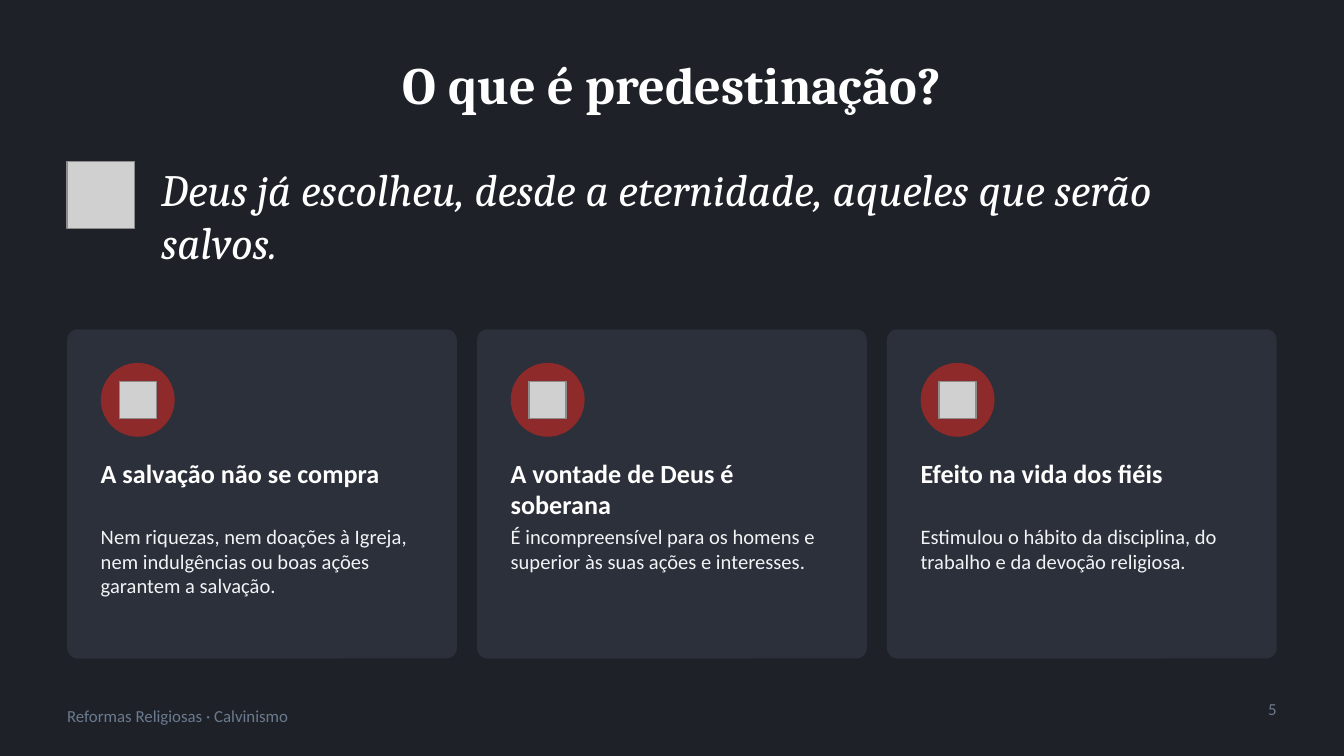
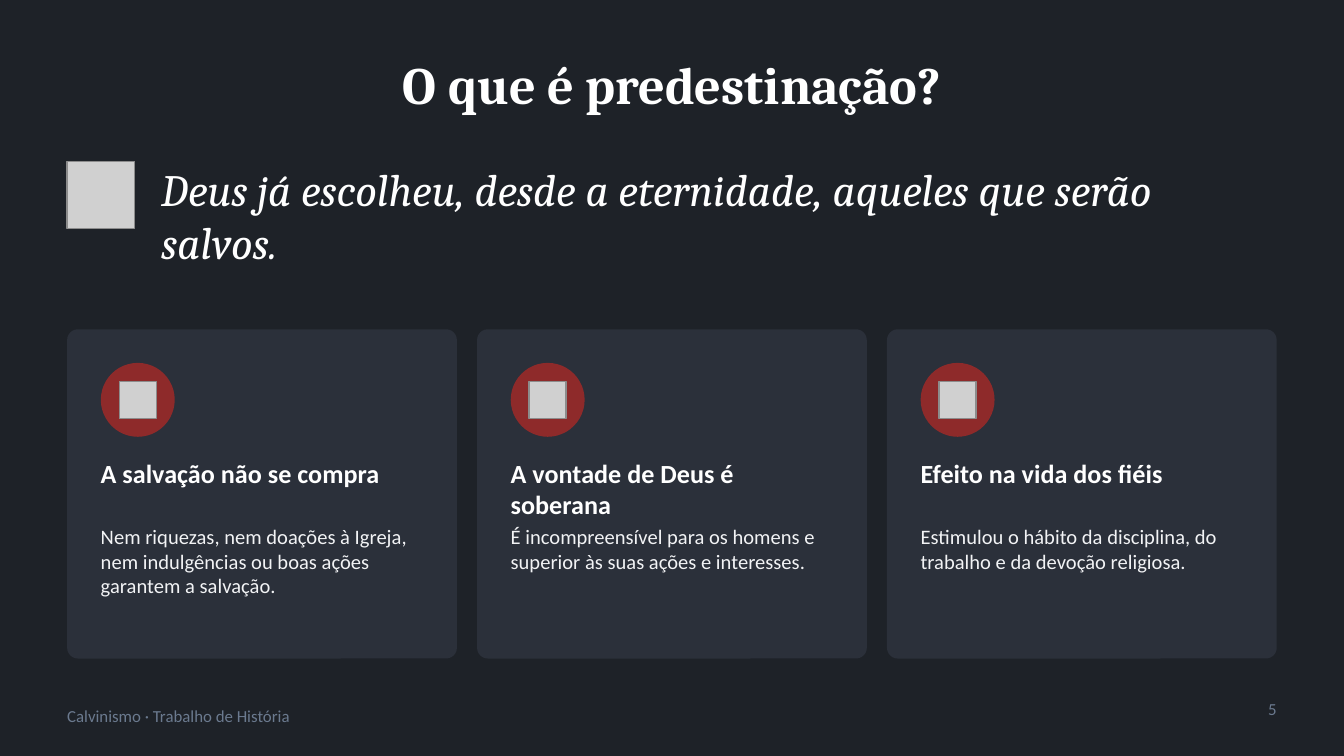
Before and after one commit to ArkhamKnight15/claude, a slide deck: slide 5 of trabalho-calvinismo/Calvinismo.pptx. Drawn at 1344x756 pixels with LibreOffice and Linux fonts; fonts in the diff are those of the drawing; grey boxes stand for pictures. Boxes give left, top, right and bottom in pixels: in the first picture for what was removed or moved away, otherwise in the second. Text is boxed around its words. In the diff, an @@ line names an element or a change of style, - is before the commit and + after.

```diff
--- a/trabalho-calvinismo/Calvinismo.pptx
+++ b/trabalho-calvinismo/Calvinismo.pptx
@@ text at bbox=[67, 710, 290, 722]: text changed @@
-Reformas Religiosas · Calvinismo
+Calvinismo · Trabalho de História
```
Also in this commit, not shown: 8 other slides changed, 1 slide added, 4 slides removed, 1 other file.
